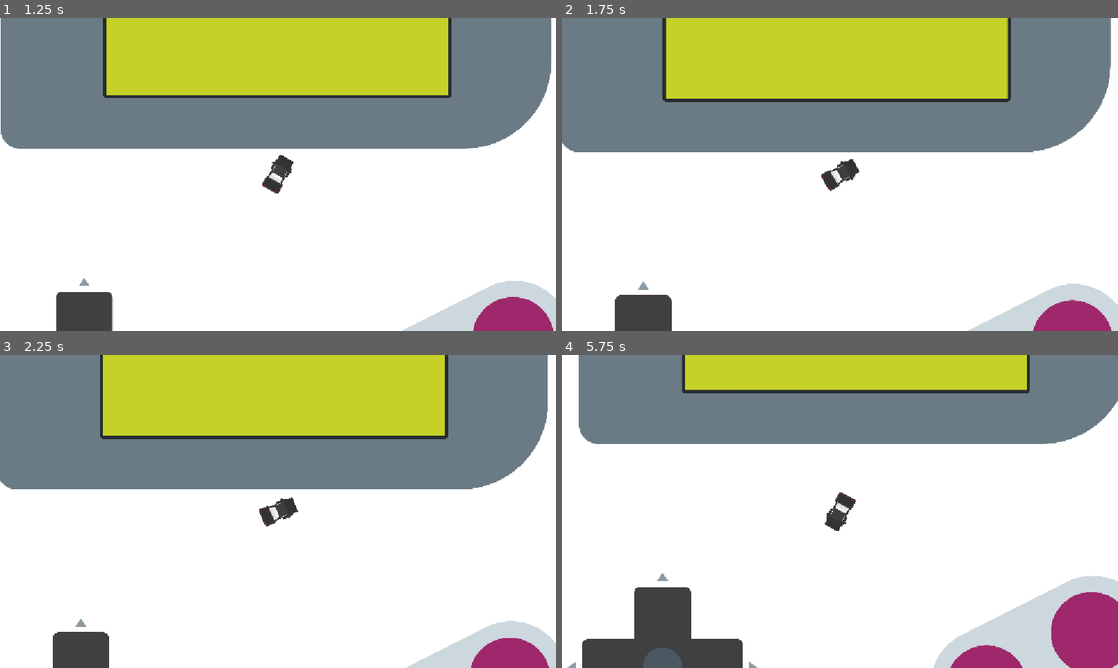
Above: before the commit, frames 1-4 (two rows, left to right).
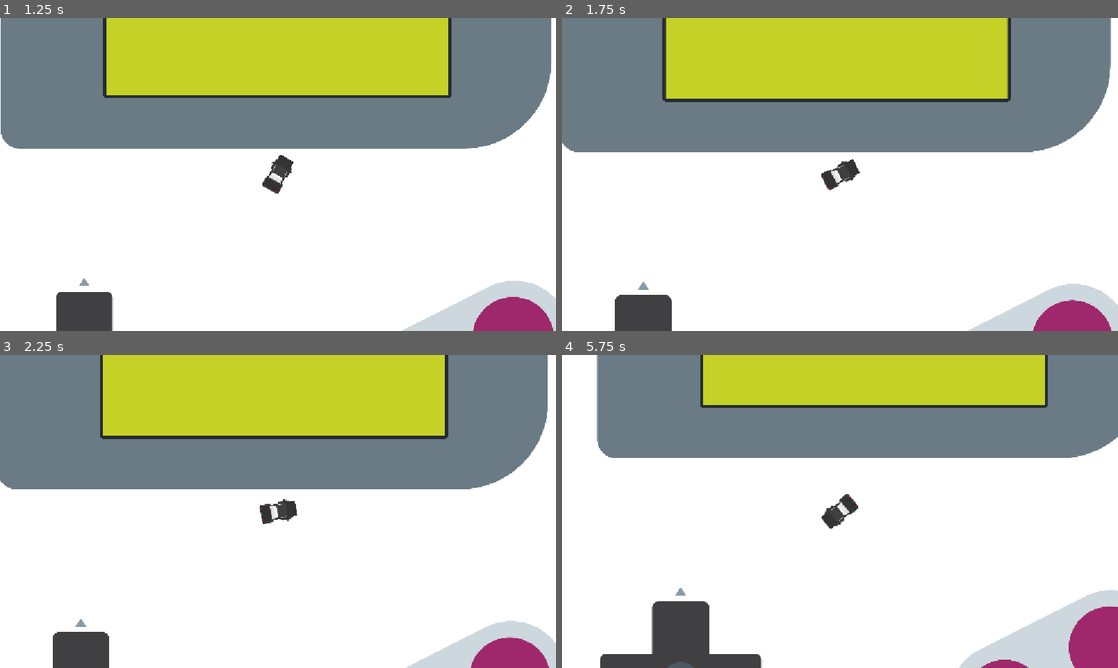
Above: after the commit, the same moments.

Repository: DBorgKiwami/game-jam-2
Game: Godot game, scene res://levels/testlevel.tscn
Same seed, same stepped clock (60 frames per second), same inputs: the game is played once before the commit and once after it.
Inputs:
- Up to frame 1 (1.25 s): tap Enter at 0.5 s; hold Right (turn_right) from 0.53 s (still down); hold Up (gas_pedal) from 0.53 s (still down)
- Up to frame 2 (1.75 s): release Right (turn_right) at 1.28 s; release Up (gas_pedal) at 1.28 s; hold Space (brakes) from 1.28 s (still down); tap Up (gas_pedal) at 1.35 s
- Up to frame 3 (2.25 s): release Space (brakes) at 2.03 s; hold Right (turn_right) from 2.03 s (still down); hold Up (gas_pedal) from 2.03 s (still down)
- Up to frame 4 (5.75 s): release Up (gas_pedal) at 2.78 s; tap Up (gas_pedal) at 2.85, 4.35 s; release Right (turn_right) at 3.53 s; hold Up (gas_pedal) 3.53-4.28 s; hold Left (turn_left) 3.53-5.03 s; hold Space (brakes) from 5.03 s (still down); hold Up (gas_pedal) from 5.03 s (still down)

Frame 1 is identical in both runs. In frame 2, less than 0.1% of the frame differs, in the area x 46-54%, y 45-56%; in frame 3, 0.2%; in frame 4, 17%, in the area x 0-100%, y 0-100%.

Commit message:
Turning Affect by brakes

Diff:
--- a/player/player.gd
+++ b/player/player.gd
@@ -3,6 +3,7 @@
 var direction : Vector2 = Vector2.UP
 
 @export var maxSpeed : float = 100.0
+@export var maxBrakingSpeed : float = 20.0
 @export var maxTurnSpeed : float = 2.0
 
 @export var acceleration : float = 10.0
@@ -11,7 +12,9 @@
 @export var brakingDecel : float = 50.0
 
 @export var turnAccel : float = 1.0
-@export var turnDeccel : float = 2.0
+@export var turnDeccel : float = 4.0
+@export var breakingTurnAccel : float = 2.0
+@export var breakingTurnDeccel : float = 1.5
 
 @export var sprite : Sprite2D
 
@@ -29,15 +32,24 @@
 func _physics_process(delta: float) -> void:#
 	# Check if player is breaking
 
+	var activeMaxSpeed = 0.0
 	var activeAccel = 0.0
 	var activeDecel = 0.0
+	var activeTurnAccel = 0.0
+	var activeTurnDecel = 0.0
 
 	if Input.is_action_pressed("brakes"):
+		activeMaxSpeed = maxBrakingSpeed
 		activeAccel = brakingAccel
 		activeDecel = brakingDecel
+		activeTurnAccel = breakingTurnAccel
+		activeTurnDecel = breakingTurnDeccel
 	else:
+		activeMaxSpeed = maxSpeed
 		activeAccel = acceleration
 		activeDecel = deceleration
+		activeTurnAccel = turnAccel
+		activeTurnDecel = turnDeccel
 
 	# Movement Code
 	# Forward and Reverse car movement
@@ -58,14 +70,14 @@
 	# Turning movement
 
 	if Input.is_action_pressed("turn_left"):
-		turningSpeed = clampf((turningSpeed - (turnAccel * delta)), -maxTurnSpeed, maxTurnSpeed)
+		turningSpeed = clampf((turningSpeed - (activeTurnAccel * delta)), -maxTurnSpeed, maxTurnSpeed)
 	elif Input.is_action_pressed("turn_right"):
-		turningSpeed = clampf((turningSpeed + (turnAccel * delta)), -maxTurnSpeed, maxTurnSpeed)
+		turningSpeed = clampf((turningSpeed + (activeTurnAccel * delta)), -maxTurnSpeed, maxTurnSpeed)
 	else:
 		if turningSpeed < 0:
-			turningSpeed = clampf((turningSpeed + (turnDeccel * delta)), -maxTurnSpeed, 0)
+			turningSpeed = clampf((turningSpeed + (activeTurnDecel * delta)), -maxTurnSpeed, 0)
 		elif turningSpeed > 0:
-			turningSpeed = clampf((turningSpeed - (turnDeccel * delta)), 0, maxTurnSpeed)
+			turningSpeed = clampf((turningSpeed - (activeTurnDecel * delta)), 0, maxTurnSpeed)
 
 	# Set velocity
 
--- a/player/playercar.tscn
+++ b/player/playercar.tscn
@@ -8,6 +8,7 @@
 [node name="Car" type="CharacterBody2D" unique_id=2090852087 node_paths=PackedStringArray("sprite")]
 script = ExtResource("1_wwgfg")
 maxSpeed = 500.0
+maxBrakingSpeed = 100.0
 acceleration = 100.0
 deceleration = 50.0
 brakingAccel = 20.0
